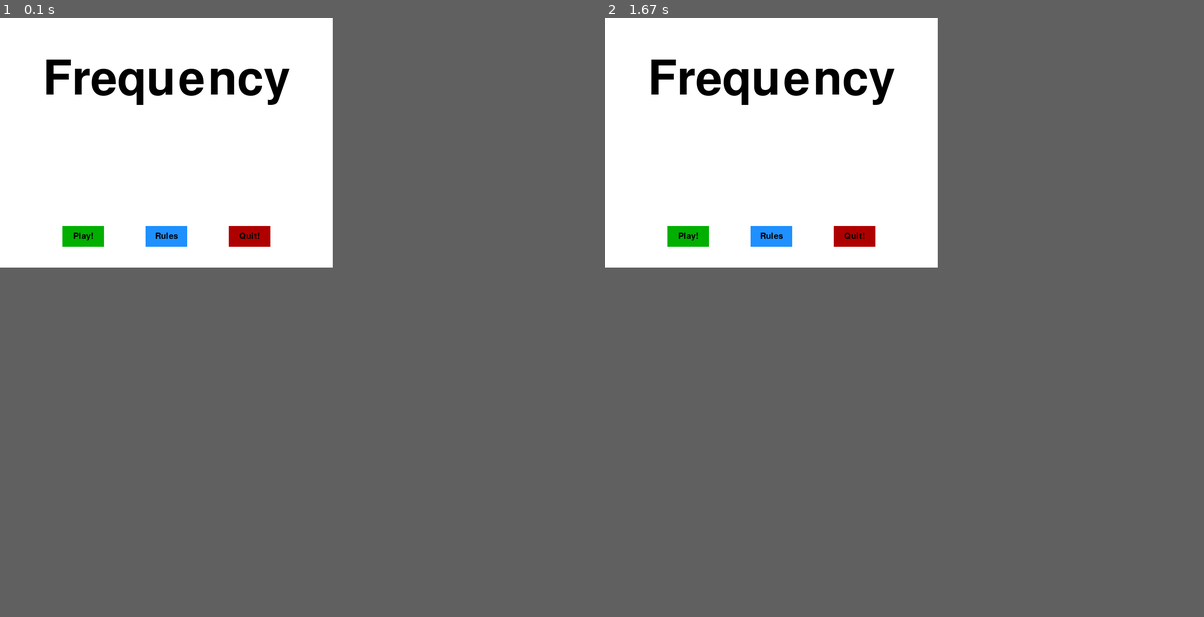
Above: before the commit, frames 1-2 (left to right).
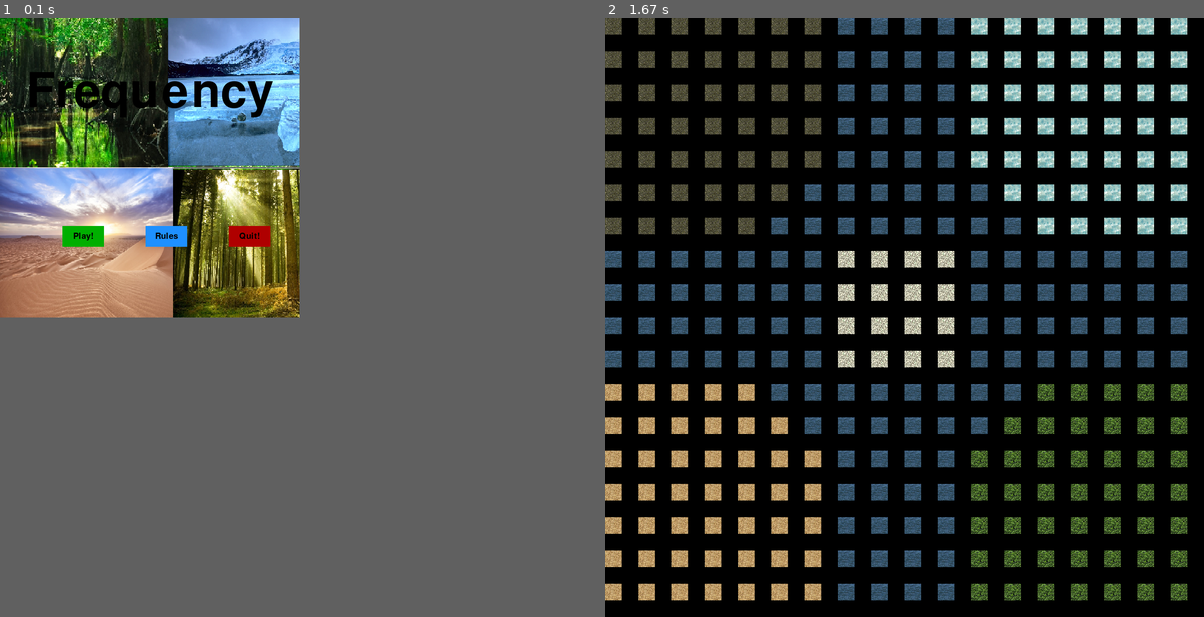
Above: after the commit, the same moments.

Repository: EljakimHerrewijnen/Project2_HRO_PyGame
Game: pygame game, started from Project 2 VisualStudio/Project 2 VisualStudio/Project_2_VisualStudio.py
The game is run twice, just before and just after one commit, with the same random seed, the same clock (stepped at 60 frames per second) and the same inputs.
Inputs (mouse positions are in pixels of both pictures, inside the frame that each line leads up to):
- Up to frame 1 (0.1 s): no input
- Up to frame 2 (1.67 s): press the mouse at (772, 233) at 0.37 s; move the mouse to (754, 161) at 0.47 s; release the mouse at (742, 83) at 0.6 s
In our replay, in frame 1 the window is 800x600 before the commit and 720x720 after it. These sizes can differ from the game's own. Grey fills any space a smaller window leaves; there, only what the larger window draws over its background counts as a difference.

The runs differ from the first frame. In frame 1, 22% of the frame differs, in the area x 0-50%, y 0-50%; in frame 2, 41%, in the area x 0-98%, y 0-98%.

Commit message:
Commit door Eljakim
Game_Loop, met kiesscherm en muziek ingevoerd

Diff:
--- a/Project 2 VisualStudio/Project 2 VisualStudio/Gameloop.py
+++ b/Project 2 VisualStudio/Project 2 VisualStudio/Gameloop.py
@@ -2,14 +2,34 @@
 import random
 #from Node import *
 
+AmountPlayersDefault = 0
+
 def game_loop():
+    global AmountPlayersDefault
+    if AmountPlayersDefault == 0:
+        ChoosePlayerScreen()
+    print(AmountPlayersDefault)
     pygame.init()
-    Tilesize = 40
+    Tilesize = 80
     Mapwidth = 18
     Mapheight = 18
     screen = pygame.display.set_mode((Mapwidth * Tilesize, Mapheight * Tilesize))
     done = False
     clock = pygame.time.Clock()
+    pygame.mixer.music.load('Cipher2.mp3')
+    pygame.mixer.music.play(0)
+
+    #for i in range(0, aantal):
+        #random_nr = random.randint(0, 4)
+        #if random_nr = 1:
+
+        #if random_nr = 2:
+
+        #if random_nr = 1:
+
+        #if random_nr = 1:
+
+
 
     #colours
     blue = (132, 112, 255)
@@ -103,3 +123,102 @@
 
         pygame.display.flip()
         clock.tick(60)
+
+def ChoosePlayerScreen():
+    pygame.init()
+    global AmountPlayersDefault
+
+ # Can be changed if needed
+    display_width = 800
+    display_height = 600
+
+
+
+    #Colours, same as Carlo's code
+    black = (0,0,0)
+    white = (255,255,255)
+    bright_blue = (0, 0, 255)
+    red = (175,0,0)
+    green = (0,175,0)
+    blue = (30,144,255)
+    bright_red = (255,0,0)
+    bright_green = (0,255,0)
+    block_color = (53,115,255)
+    intro = True
+
+
+    #Name Caption, set up display, set up time
+    gameDisplay = pygame.display.set_mode((display_width,display_height))
+    pygame.display.set_caption('Frequency')
+    clock = pygame.time.Clock()
+
+    #properties of the objects
+
+    def text_objects(text, font):
+        textSurface = font.render(text, True, black)
+        return textSurface, textSurface.get_rect()
+
+
+    while intro:
+        for event in pygame.event.get():
+            if event.type == pygame.QUIT:
+                pygame.quit()
+                quit()
+
+        gameDisplay.fill(white)        #Pretty much the same as carlo's Menu screen
+        largeText = pygame.font.Font('freesansbold.ttf', 40)
+        TextSurf, TextRect = text_objects('Choose your amount of players.', largeText)
+        TextRect.center = ((display_width/2), (display_height/4))
+        gameDisplay.blit(TextSurf, TextRect)
+
+
+        mouse = pygame.mouse.get_pos()
+        click = pygame.mouse.get_pressed()
+
+
+        if 150+100 > mouse[0] > 150 and 500+50 > mouse[1] > 500:
+            pygame.draw.rect(gameDisplay, bright_green, (150,500,100,50))
+            if click[0] == 1:
+                AmountPlayersDefault = 2
+                game_loop()
+        else:
+            pygame.draw.rect(gameDisplay, green, (150,500,100,50))
+        # Properties of buttons
+        smallText = pygame.font.Font('freesansbold.ttf', 20)
+        textSurf, textRect = text_objects('2 Players', smallText)
+        textRect.center = ( (150+(100/2)), (500+(50/2)) )
+        gameDisplay.blit(textSurf, textRect)
+
+
+        if 350+100 > mouse[0] > 350 and 500+50 > mouse[1] > 500:
+            pygame.draw.rect(gameDisplay, bright_blue, (350,500,100,50))
+            if click[0] == 1:
+                AmountPlayersDefault = 3
+                game_loop()
+        else:
+            pygame.draw.rect(gameDisplay, blue, (350,500,100,50))
+
+        smallText = pygame.font.Font('freesansbold.ttf', 20)
+        textSurf, textRect = text_objects('3 Players', smallText)
+        textRect.center = ( (350+(100/2)), (500+(50/2)) )
+        gameDisplay.blit(textSurf, textRect)
+
+
+
+
+        if 550+100 > mouse[0] > 550 and 500+50 > mouse[1] > 500:
+            pygame.draw.rect(gameDisplay, bright_red, (550,500,100,50))
+            if click[0] == 1:
+                AmountPlayersDefault = 4
+                game_loop()
+        else:
+            pygame.draw.rect(gameDisplay, red, (550,500,100,50))
+
+        smallText = pygame.font.Font('freesansbold.ttf', 20)
+        textSurf, textRect = text_objects('4 Players', smallText)
+        textRect.center = ( (550+(100/2)), (500+(50/2)) )
+        gameDisplay.blit(textSurf, textRect)
+
+
+        pygame.display.update()
+        clock.tick(15)
--- a/Project 2 VisualStudio/Project 2 VisualStudio/Project_2_VisualStudio.py
+++ b/Project 2 VisualStudio/Project 2 VisualStudio/Project_2_VisualStudio.py
@@ -2,11 +2,12 @@
 import time
 import random
 from Gameloop import *
+#from ChoosePlayer import *
 
 pygame.init()
 
-display_width = 800
-display_height = 600
+display_width = 720
+display_height = 720
 
 black = (0,0,0)
 white = (255,255,255)
@@ -44,7 +45,9 @@
                 pygame.quit()
                 quit()
 
-        gameDisplay.fill(white)
+        bg = pygame.image.load('background_menu.png')
+        gameDisplay.blit(bg, (0, 0))
+        #gameDisplay.fill(white)
         largeText = pygame.font.Font('freesansbold.ttf', 115)
         TextSurf, TextRect = text_objects('Frequency', largeText)
         TextRect.center = ((display_width/2), (display_height/4))
@@ -75,8 +78,8 @@
 
         if 350+100 > mouse[0] > 350 and 500+50 > mouse[1] > 500:
             pygame.draw.rect(gameDisplay, bright_blue, (350,500,100,50))
-            #if click[0] is == 1:
-                #Rules_loop()
+            if click[0]  == 1:
+                ChoosePlayerScreen()
         else:
             pygame.draw.rect(gameDisplay, blue, (350,500,100,50))
 
Binary file added: Project 2 VisualStudio/Project 2 VisualStudio/background_menu.jpg
Binary file added: Project 2 VisualStudio/Project 2 VisualStudio/background_menu.png
Binary file added: Project 2 VisualStudio/Project 2 VisualStudio/desert.jpg
Binary file added: Project 2 VisualStudio/Project 2 VisualStudio/forest.jpg
Binary file added: Project 2 VisualStudio/Project 2 VisualStudio/ice.jpeg
Binary file added: Project 2 VisualStudio/Project 2 VisualStudio/swamp.jpg
Not shown, added: Project 2 VisualStudio/Project 2 VisualStudio/Cipher2.mp3
Not shown, changed: Project 2 VisualStudio/Project 2 VisualStudio/Project 2 VisualStudio.pyproj
